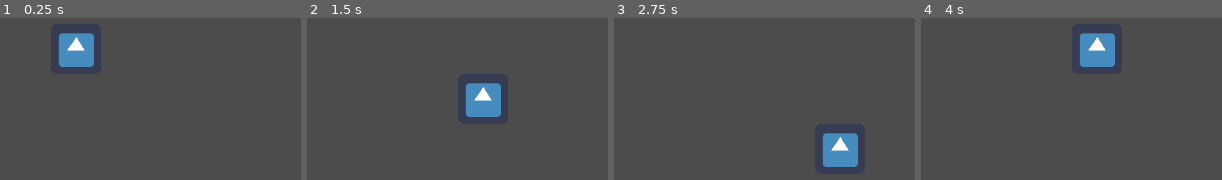
Above: before the commit, frames 1-4 (left to right).
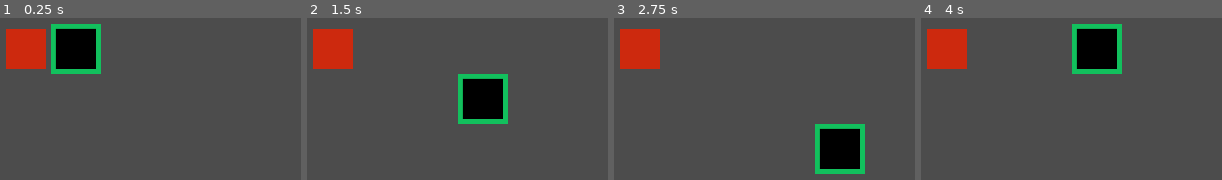
Above: after the commit, the same moments.

Repository: addja/snake
Game: Godot game, scene res://Game/Game.tscn
Same seed, same stepped clock (60 frames per second), same inputs: the game is played once before the commit and once after it. The engine's default icon, where the game draws it, is replaced by a stand-in: a white triangle on a blue panel in a dark square.
Inputs:
- Up to frame 1 (0.25 s): no input
- Up to frame 2 (1.5 s): hold Right (ui_right) 0.53-1.28 s; tap Enter at 1.25 s; hold Down (ui_down) from 1.28 s (still down)
- Up to frame 3 (2.75 s): release Down (ui_down) at 2.03 s; hold Right (ui_right) from 2.03 s (still down)
- Up to frame 4 (4 s): tap Space at 2.75 s; release Right (ui_right) at 2.78 s; hold Up (ui_up) 2.78-3.53 s; hold Left (ui_left) from 3.53 s (still down)

The runs differ from the first frame. In frame 1, 8.4% of the frame differs, in the area x 1-34%, y 3-35%; in frame 2, 8.4%; in frame 3, 8.4%; in frame 4, 8.4%.

Commit message:
Added apple and basic assets

Diff:
--- /dev/null
+++ b/Apple/Apple.gd
@@ -0,0 +1,8 @@
+extends GridObject
+
+# Attributes.
+var spriteTexture = preload( "res://Assets/Apple.png" ) # This cannot be in the parent class
+
+# Functions.
+func _init():
+	texture = spriteTexture
--- /dev/null
+++ b/Apple/Apple.tscn
@@ -0,0 +1,8 @@
+[gd_scene load_steps=3 format=2]
+
+[ext_resource path="res://icon.png" type="Texture" id=1]
+[ext_resource path="res://Apple/Apple.gd" type="Script" id=2]
+
+[node name="Apple" type="Sprite"]
+texture = ExtResource( 1 )
+script = ExtResource( 2 )
--- a/Game/Game.gd
+++ b/Game/Game.gd
@@ -1,38 +1,56 @@
 extends Node2D
 
-# Attributes
+# Attributes.
+var apple
+var appleScene = preload( "res://Apple/Apple.tscn" )
+var snake
 var snakeScene = preload( "res://Snake/Snake.tscn" )
 var timeBuffer = 0
 
-## Constants.
+# Constants.
 const TICK = 0.5
 const TILESX = 10
 const TILESY = 10
 
-## Signals.
-signal move
+# Functions.
+func free_position():
+	return Vector2( randi() % TILESX, randi() % TILESY )
+	# TODO compute free positions and get one
 
-## Functions.
 func game_over():
 	for n in get_children():
 		remove_child( n )
 		n.queue_free()
 
+func new_apple():
+	apple = appleScene.instance()
+	apple.grid( TILESX, TILESY )
+	apple.starting_position( free_position() )
+
 func new_game():
-	add_child( new_snake( TILESX / 2, TILESY / 2 ) )
+	new_snake( TILESX / 2, TILESY / 2 )
+	new_apple()
+	add_child( snake )
+	add_child( apple )
 
 func new_snake( x, y ):
-	var snake = snakeScene.instance()
+	snake = snakeScene.instance()
 	snake.grid( TILESX, TILESY )
-	snake.starting_position( x, y )
-	connect( "move", snake, "on_Game_move" )
-	return snake
+	snake.starting_position( Vector2( x, y ) )
+
+func process_collisions():
+	if snake.tiledPosition == apple.tiledPosition:
+		snake.grow()
+		remove_child( apple )
+		new_apple()
+		add_child( apple )
 
 func _process( delta ):
 	timeBuffer += delta
 	if ( timeBuffer > TICK ):
 		timeBuffer = 0
-		emit_signal( "move" )
+		snake.move()
+		process_collisions()
 
 func _ready():
 	new_game()
--- a/GridObject/GridObject.gd
+++ b/GridObject/GridObject.gd
@@ -2,13 +2,13 @@
 
 class_name GridObject
 
-## Attributes.
+# Attributes.
 var spriteOffset = Vector2( 0, 0 )
 var spriteScale = Vector2( 0, 0 )
 var tiledPosition = Vector2( 0, 0 )
 var tiles = Vector2( 0, 0 )
 
-## Functions.
+# Functions.
 func coord_to_position():
 	tiledPosition = wrap_map( tiledPosition )
 	position = tiledPosition * spriteScale + spriteOffset
@@ -22,8 +22,8 @@
 	self.set_scale( spriteScale / self.get_texture().get_size() )
 	spriteOffset = spriteScale / 2
 
-func starting_position( x, y ):
-	tiledPosition = Vector2( x, y )
+func starting_position( coord ):
+	tiledPosition = coord
 
 func wrap_map( pos ):
 	if pos.x >= tiles.x:
--- a/Snake/Snake.gd
+++ b/Snake/Snake.gd
@@ -1,12 +1,23 @@
-extends "res://GridObject/GridObject.gd"
+extends GridObject
 
-## Attributes.
+# Attributes.
+var snakeAte = false
+var snakeTexture = preload( "res://Assets/Snake.png" )
+var snakeAppleTexture = preload( "res://Assets/SnakeAteApple.png" )
 var step = Vector2( 0, 0 )
 
-## Functions.
-func on_Game_move():
+# Functions.
+func grow():
+	snakeAte = true
+	texture = snakeAppleTexture
+	# TODO make snake grow
+
+func move():
 	tiledPosition += step
 	coord_to_position()
+	if snakeAte:
+		snakeAte = false
+		texture = snakeTexture
 
 func player_step():
 	var movement = Vector2( 0, 0 )
@@ -21,6 +32,9 @@
 	if movement != Vector2( 0, 0 ):
 		step = movement
 
+func _init():
+	texture = snakeTexture  # This cannot be in the parent class
+
 func _process( delta ):
 	player_step()
 
Binary file added: Assets/Apple.png
Not shown, added: Assets/Apple.png.import
Binary file added: Assets/Snake.png
Not shown, added: Assets/Snake.png.import
Binary file added: Assets/SnakeAteApple.png
Not shown, added: Assets/SnakeAteApple.png.import
Not shown, changed: README.md
